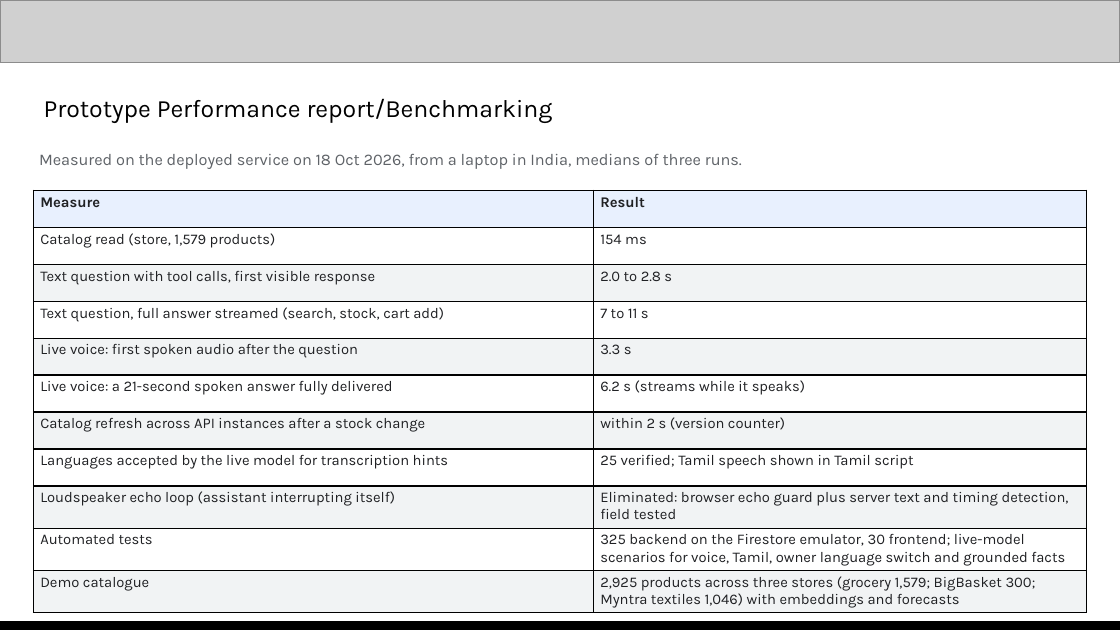
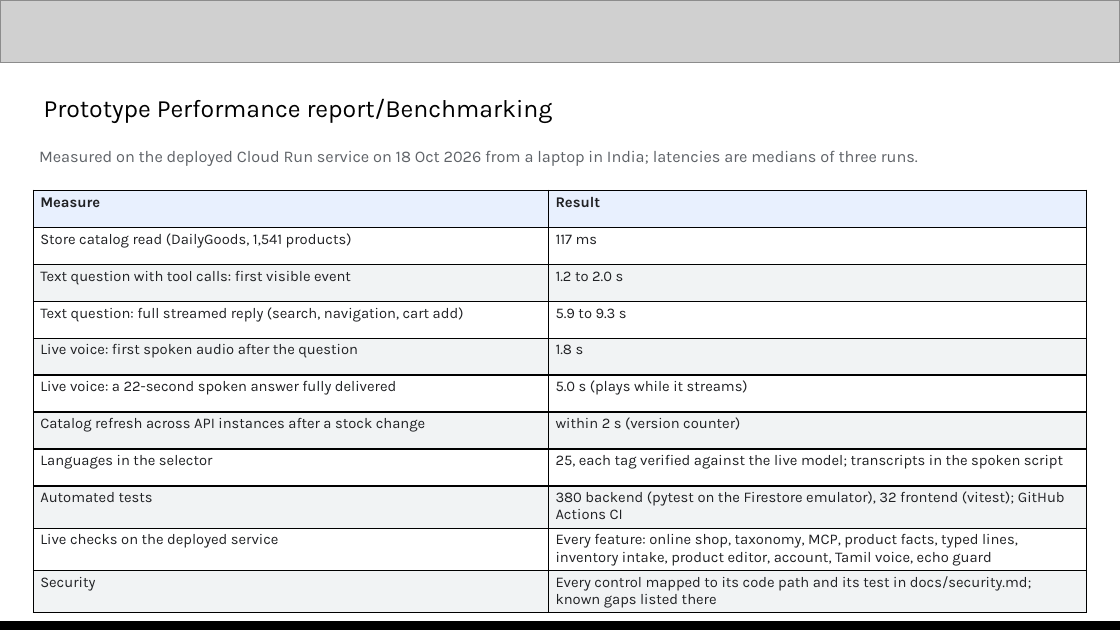
Before and after one commit to DSsathish/royalstack_aibuilderhackathon, a slide deck: slide 11 of Royal Stack | AI Builder Cup submission.pptx. Drawn at 1120x630 pixels with LibreOffice and Linux fonts; fonts in the diff are those of the drawing; grey boxes stand for pictures. Boxes give left, top, right and bottom in pixels: in the first picture for what was removed or moved away, otherwise in the second. Text is boxed around its words. In the diff, an @@ line names an element or a change of style, - is before the commit and + after.

```diff
--- a/Royal Stack | AI Builder Cup submission.pptx
+++ b/Royal Stack | AI Builder Cup submission.pptx
@@ text at box(39, 151, 918, 166): text changed @@
-Measured on the deployed service on 18 Oct 2026, from a laptop in India, medians of three runs.
+Measured on the deployed Cloud Run service on 18 Oct 2026 from a laptop in India; latencies are medians of three runs.
@@ table at box(34, 190, 1086, 612) @@
-row 2, column 1: Catalog read (store, 1,579 products)
+row 2, column 1: Store catalog read (DailyGoods, 1,541 products)
-row 2, column 2: 154 ms
+row 2, column 2: 117 ms
-row 3, column 1: Text question with tool calls, first visible response
+row 3, column 1: Text question with tool calls: first visible event
-row 3, column 2: 2.0 to 2.8 s
+row 3, column 2: 1.2 to 2.0 s
-row 4, column 1: Text question, full answer streamed (search, stock, cart add)
+row 4, column 1: Text question: full streamed reply (search, navigation, cart add)
-row 4, column 2: 7 to 11 s
+row 4, column 2: 5.9 to 9.3 s
-row 5, column 2: 3.3 s
+row 5, column 2: 1.8 s
-row 6, column 1: Live voice: a 21-second spoken answer fully delivered
+row 6, column 1: Live voice: a 22-second spoken answer fully delivered
-row 6, column 2: 6.2 s (streams while it speaks)
+row 6, column 2: 5.0 s (plays while it streams)
-row 8, column 1: Languages accepted by the live model for transcription hints
+row 8, column 1: Languages in the selector
-row 8, column 2: 25 verified; Tamil speech shown in Tamil script
+row 8, column 2: 25, each tag verified against the live model; transcripts in the spoken script
-row 9, column 1: Loudspeaker echo loop (assistant interrupting itself)
+row 9, column 1: Automated tests
-row 9, column 2: Eliminated: browser echo guard plus server text and timing detection, field tested
+row 9, column 2: 380 backend (pytest on the Firestore emulator), 32 frontend (vitest); GitHub Actions CI
-row 10, column 1: Automated tests
+row 10, column 1: Live checks on the deployed service
-row 10, column 2: 325 backend on the Firestore emulator, 30 frontend; live-model scenarios for voice, Tamil, owner language switch and grounded facts
+row 10, column 2: Every feature: online shop, taxonomy, MCP, product facts, typed lines, inventory intake, product editor, account, Tamil voice, echo guard
-row 11, column 1: Demo catalogue
+row 11, column 1: Security
-row 11, column 2: 2,925 products across three stores (grocery 1,579; BigBasket 300; Myntra textiles 1,046) with embeddings and forecasts
+row 11, column 2: Every control mapped to its code path and its test in docs/security.md; known gaps listed there
```
Also in this commit, not shown: 13 other slides changed, 3 other files.
